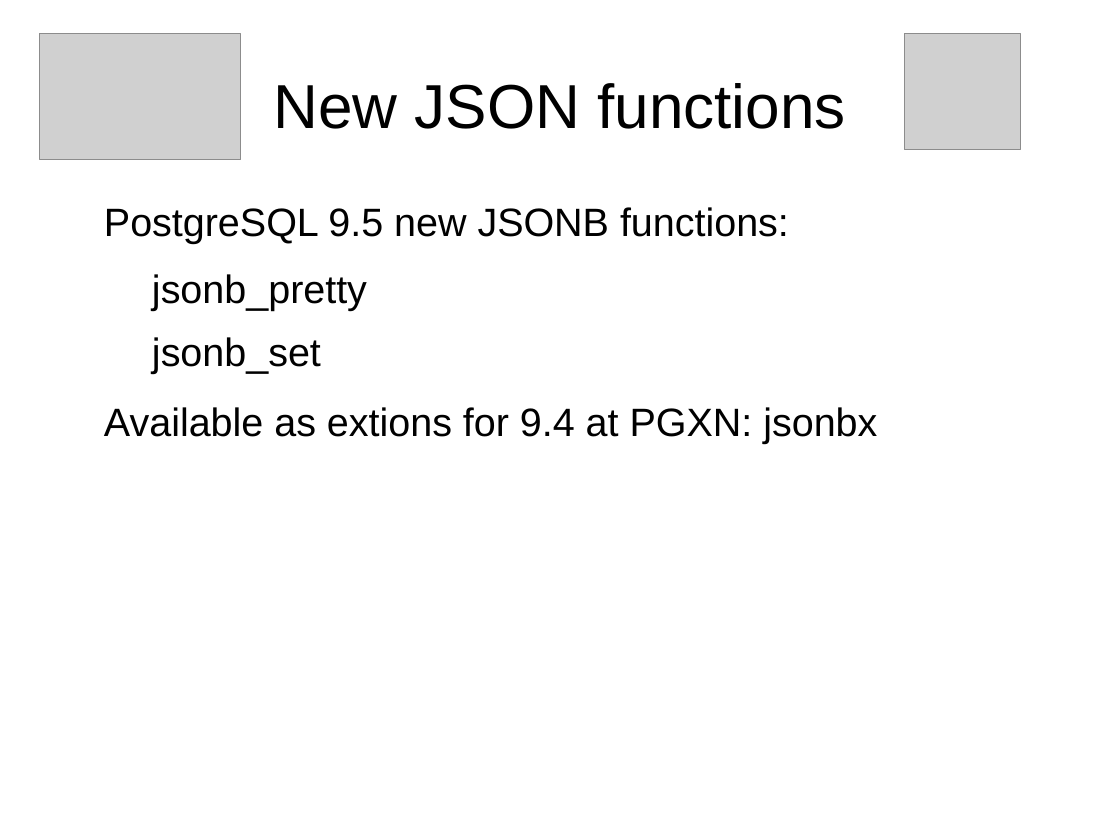
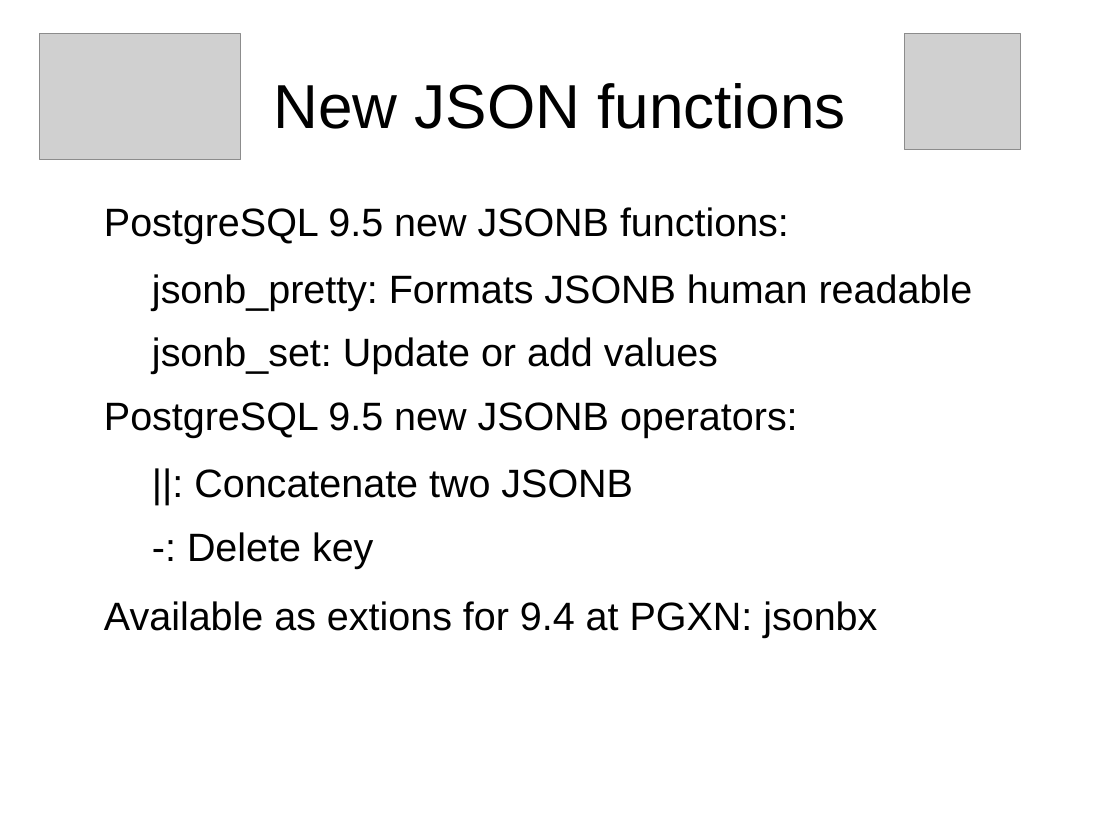
Before and after one commit to sjstoelting/talks, a slide deck: slide 8 of json-by-example/JSON-by-example.odp. Drawn at 1120x840 pixels with LibreOffice and Linux fonts; fonts in the diff are those of the drawing; grey boxes stand for pictures. Boxes give left, top, right and bottom in pixels: in the first picture for what was removed or moved away, otherwise in the second. Text is boxed around its words. In the diff, an @@ line names an element or a change of style, - is before the commit and + after.

Commit message:
Extended the slides and the queries with new JSONB operators.

```diff
--- a/json-by-example/JSON-by-example.odp
+++ b/json-by-example/JSON-by-example.odp
@@ text at (x1=104, y1=274, x2=973, y2=569): text changed @@
-  jsonb_pretty
-  jsonb_set
+  jsonb_pretty: Formats JSONB human readable
+  jsonb_set: Update or add values
+PostgreSQL 9.5 new JSONB operators:
+  ||: Concatenate two JSONB
+  -: Delete key
```
Also in this commit, not shown: 1 other slide changed, 1 slide added, 4 other files.
